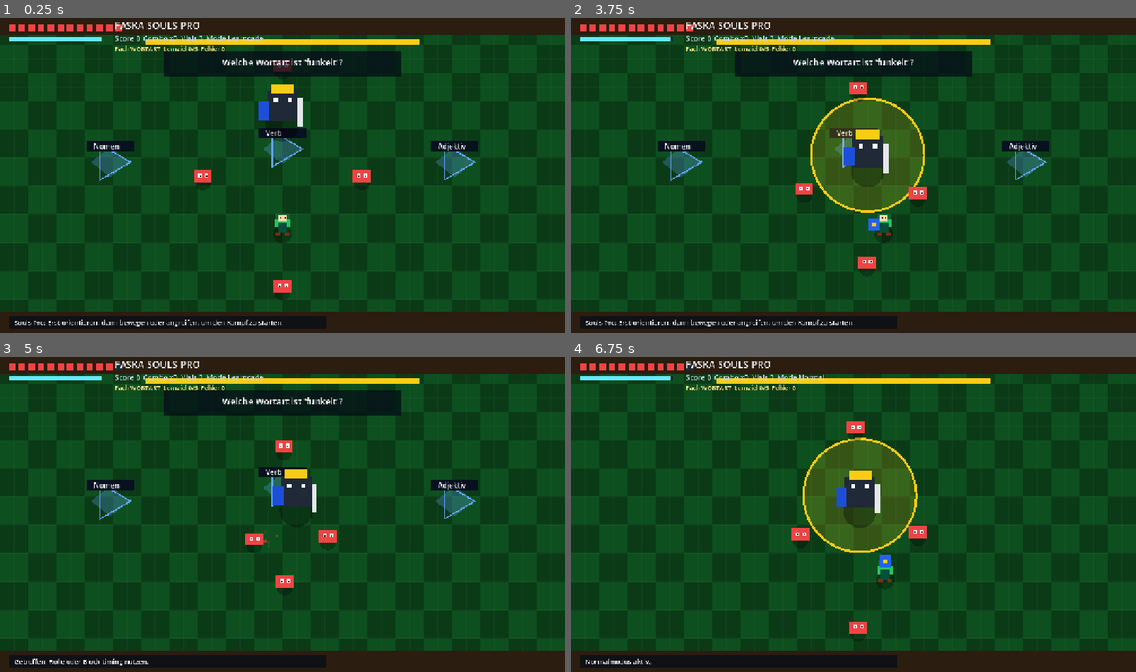
Above: before the commit, frames 1-4 (two rows, left to right).
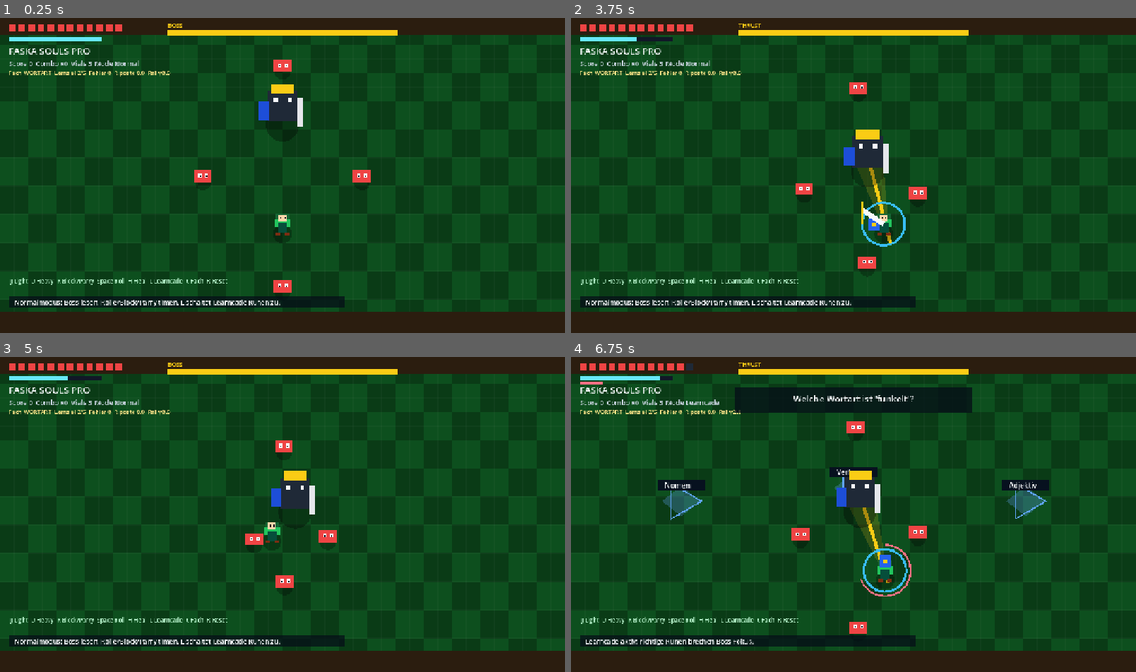
Above: after the commit, the same moments.

Repository: ralfarminkirchner-netizen/faska-flow-pro
Game: Godot game, scene res://scenes/main.tscn
Same seed, same stepped clock (60 frames per second), same inputs: the game is played once before the commit and once after it.
Inputs (mouse positions are in pixels of both pictures, inside the frame that each line leads up to):
- Up to frame 1 (0.25 s): no input
- Up to frame 2 (3.75 s): tap Enter at 0.5 s; drag from (853, 175) to (910, 106) at 0.52 s; tap Space at 1.25 s; drag from (740, 191) to (825, 238) at 1.27 s; move the mouse to (910, 106) at 2.02 s; hold D 2.03-2.75 s; tap J at 2.1 s; tap R at 2.3 s; drag from (825, 238) to (684, 128) at 2.77 s; move the mouse to (1023, 222) at 3.52 s; hold A from 3.53 s (still down); hold K from 3.53 s (still down); tap U at 3.6 s
- Up to frame 3 (5 s): tap Space at 3.77 s; release A at 4.25 s; release K at 4.25 s; drag from (113, 467) to (197, 435) at 4.27 s
- Up to frame 4 (6.75 s): move the mouse to (881, 514) at 5.02 s; hold S 5.03-5.75 s; tap J at 5.1 s; click (881, 514) at 5.17 s; tap R at 5.3 s; drag from (768, 435) to (740, 530) at 5.77 s; move the mouse to (977, 498) at 6.52 s; hold W from 6.53 s (still down); hold K from 6.53 s (still down); tap L at 6.6 s

The runs differ from the first frame. In frame 1, 12% of the frame differs, in the area x 1-85%, y 1-99%; in frame 2, 17%; in frame 3, 13%; in frame 4, 17%.

Commit message:
feat(souls): deepen boss combat loop

Diff:
--- a/godot/faska-souls/scripts/main.gd
+++ b/godot/faska-souls/scripts/main.gd
@@ -7,6 +7,9 @@
 const BOSS_MAX_HP := 180.0
 const LEARN_GOAL := 5
 const LESSONS := ["WORTART", "MATHE", "SATZ", "ENGLISCH"]
+const PARRY_WINDOW := 0.24
+const RIPOSTE_WINDOW := 1.25
+const RALLY_WINDOW := 3.0
 
 const QUESTIONS_WORD := [
 	{"prompt": "Welche Wortart ist 'funkelt'?", "answers": ["Nomen", "Verb", "Adjektiv"], "correct": 1, "hint": "Funkeln ist etwas, das etwas tut."},
@@ -45,6 +48,7 @@
 
 	var move_vector := Vector2.ZERO
 	var attack_down := false
+	var heavy_down := false
 	var roll_down := false
 	var block_down := false
 	var heal_down := false
@@ -91,6 +95,7 @@
 
 	func _refresh_buttons() -> void:
 		attack_down = false
+		heavy_down = false
 		roll_down = false
 		block_down = false
 		heal_down = false
@@ -100,9 +105,11 @@
 			var action: String = str(_button_touches[key])
 			if action == "attack":
 				attack_down = true
+			elif action == "heavy":
+				heavy_down = true
 			elif action == "roll":
 				roll_down = true
-			elif action == "block":
+			elif action == "block" or action == "parry":
 				block_down = true
 			elif action == "heal":
 				heal_down = true
@@ -122,16 +129,18 @@
 		return Vector2(128.0, size.y - 210.0)
 
 	func _buttons() -> Array:
-		var w := 100.0
-		var h := 72.0
+		var w := 88.0
+		var h := 68.0
 		var gap := 12.0
-		var x := size.x - (w * 2.0 + gap + 24.0)
+		var x := size.x - (w * 3.0 + gap * 2.0 + 24.0)
 		var y := size.y - (h * 3.0 + gap * 2.0 + 112.0)
 		return [
 			{"action": "learn", "label": "L\nLern", "rect": Rect2(Vector2(x, y), Vector2(w, h))},
 			{"action": "subject", "label": "C\nFach", "rect": Rect2(Vector2(x + w + gap, y), Vector2(w, h))},
+			{"action": "heavy", "label": "U\nHeavy", "rect": Rect2(Vector2(x + (w + gap) * 2.0, y), Vector2(w, h))},
 			{"action": "attack", "label": "J\nHieb", "rect": Rect2(Vector2(x, y + h + gap), Vector2(w, h))},
 			{"action": "block", "label": "K\nBlock", "rect": Rect2(Vector2(x + w + gap, y + h + gap), Vector2(w, h))},
+			{"action": "parry", "label": "K\nParry", "rect": Rect2(Vector2(x + (w + gap) * 2.0, y + h + gap), Vector2(w, h))},
 			{"action": "roll", "label": "A\nRolle", "rect": Rect2(Vector2(x, y + (h + gap) * 2.0), Vector2(w, h))},
 			{"action": "heal", "label": "H\nHeal", "rect": Rect2(Vector2(x + w + gap, y + (h + gap) * 2.0), Vector2(w, h))},
 		]
@@ -152,7 +161,7 @@
 		for button in _buttons():
 			var rect: Rect2 = button["rect"]
 			var action := str(button["action"])
-			var active := (action == "attack" and attack_down) or (action == "roll" and roll_down) or (action == "block" and block_down) or (action == "heal" a …(93 unchanged characters)…
+			var active := (action == "attack" and attack_down) or (action == "heavy" and heavy_down) or (action == "roll" and roll_down) or (action == "block" and block_down) or (action == "parry" and block_down) or (action == "heal" a …(93 unchanged characters)…
 			draw_rect(rect, Color(0.02, 0.05, 0.09, 0.66), true)
 			draw_rect(rect, Color.html("#facc15") if active else Color(0.78, 0.88, 1.0, 0.55), false, 4.0)
 			var lines := str(button["label"]).split("\n")
@@ -165,10 +174,15 @@
 var facing := Vector2(0.0, -1.0)
 var attack_timer := 0.0
 var attack_cooldown := 0.0
+var attack_kind := "light"
 var roll_timer := 0.0
 var roll_cooldown := 0.0
 var roll_dir := Vector2.ZERO
 var invulnerable_timer := 0.0
+var parry_timer := 0.0
+var riposte_timer := 0.0
+var rally_pool := 0.0
+var rally_timer := 0.0
 var guard_flash := 0.0
 var combo := 0
 var score := 0
@@ -179,6 +193,9 @@
 var boss_attack_cd := 1.8
 var boss_telegraph := 0.0
 var boss_swing := 0.0
+var boss_stagger := 0.0
+var boss_attack_kind := "slash"
+var boss_attack_dir := Vector2(0.0, 1.0)
 var boss_hit_done := false
 var boss_phase_two := false
 
@@ -195,7 +212,9 @@
 var message_timer := 4.0
 var touch_overlay: TouchSoulsOverlay
 var last_touch_attack := false
+var last_touch_heavy := false
 var last_touch_roll := false
+var last_touch_block := false
 var last_touch_heal := false
 var last_touch_learn := false
 var last_touch_subject := false
@@ -215,9 +234,14 @@
 	facing = Vector2(0.0, -1.0)
 	attack_timer = 0.0
 	attack_cooldown = 0.0
+	attack_kind = "light"
 	roll_timer = 0.0
 	roll_cooldown = 0.0
 	invulnerable_timer = 0.0
+	parry_timer = 0.0
+	riposte_timer = 0.0
+	rally_pool = 0.0
+	rally_timer = 0.0
 	guard_flash = 0.0
 	combo = 0
 	score = 0
@@ -227,17 +251,20 @@
 	boss_attack_cd = 1.4
 	boss_telegraph = 0.0
 	boss_swing = 0.0
+	boss_stagger = 0.0
+	boss_attack_kind = "slash"
+	boss_attack_dir = Vector2(0.0, 1.0)
 	boss_hit_done = false
 	boss_phase_two = false
 	encounter_started = false
-	learn_mode = true
+	learn_mode = false
 	lesson_index = 0
 	question_index = 0
 	learn_hits = 0
 	mistakes = 0
 	spawn_minions()
 	spawn_runes()
-	message = "Souls Pro: Erst orientieren, dann bewegen oder angreifen, um den Kampf zu starten."
+	message = "Normalmodus: Boss lesen, Rolle/Block/Parry timen. L schaltet Learncade-Runen zu."
 	message_timer = 4.0
 
 func spawn_minions() -> void:
@@ -290,7 +317,11 @@
 		elif event.keycode == KEY_C:
 			cycle_lesson()
 		elif event.keycode == KEY_J:
-			start_attack()
+			start_attack("light")
+		elif event.keycode == KEY_U:
+			start_attack("heavy")
+		elif event.keycode == KEY_K:
+			start_parry()
 		elif event.keycode == KEY_SPACE:
 			start_roll()
 		elif event.keycode == KEY_H:
@@ -335,6 +366,14 @@
 		invulnerable_timer -= delta
 	if guard_flash > 0.0:
 		guard_flash -= delta
+	if parry_timer > 0.0:
+		parry_timer -= delta
+	if riposte_timer > 0.0:
+		riposte_timer -= delta
+	if rally_timer > 0.0:
+		rally_timer -= delta
+	else:
+		rally_pool = maxf(0.0, rally_pool - delta * 2.0)
 	if message_timer > 0.0:
 		message_timer -= delta
 
@@ -359,9 +398,13 @@
 	if touch_overlay.move_vector.length() > 0.05:
 		facing = touch_overlay.move_vector.normalized()
 	if touch_overlay.attack_down and not last_touch_attack:
-		start_attack()
+		start_attack("light")
+	if touch_overlay.heavy_down and not last_touch_heavy:
+		start_attack("heavy")
 	if touch_overlay.roll_down and not last_touch_roll:
 		start_roll()
+	if touch_overlay.block_down and not last_touch_block:
+		start_parry()
 	if touch_overlay.heal_down and not last_touch_heal:
 		drink_vial()
 	if touch_overlay.learn_down and not last_touch_learn:
@@ -372,33 +415,67 @@
 	if touch_overlay.subject_down and not last_touch_subject:
 		cycle_lesson()
 	last_touch_attack = touch_overlay.attack_down
+	last_touch_heavy = touch_overlay.heavy_down
 	last_touch_roll = touch_overlay.roll_down
+	last_touch_block = touch_overlay.block_down
 	last_touch_heal = touch_overlay.heal_down
 	last_touch_learn = touch_overlay.learn_down
 	last_touch_subject = touch_overlay.subject_down
 
-func start_attack() -> void:
-	if attack_cooldown > 0.0 or stamina < 12.0 or roll_timer > 0.0:
+func start_attack(kind: String = "light") -> void:
+	var stamina_cost := 12.0
+	var duration := 0.18
+	var cooldown := 0.34
+	var reach := 58.0
+	var boss_range := 92.0
+	var minion_range := 64.0
+	if kind == "heavy":
+		stamina_cost = 26.0
+		duration = 0.34
+		cooldown = 0.68
+		reach = 76.0
+		boss_range = 116.0
+		minion_range = 82.0
+	if riposte_timer > 0.0 and player_pos.distance_to(boss_pos) < 132.0 and boss_stagger > 0.0:
+		kind = "riposte"
+		stamina_cost = 8.0
+		duration = 0.24
+		cooldown = 0.42
+		reach = 82.0
+		boss_range = 144.0
+	if attack_cooldown > 0.0 or stamina < stamina_cost or roll_timer > 0.0:
 		return
 	encounter_started = true
-	attack_timer = 0.18
-	attack_cooldown = 0.34
-	stamina -= 12.0
-	var attack_center := player_pos + facing * 58.0
+	attack_kind = kind
+	attack_timer = duration
+	attack_cooldown = cooldown
+	stamina -= stamina_cost
+	var attack_center := player_pos + facing * reach
 	var hit_any := false
-	if boss_hp > 0.0 and attack_center.distance_to(boss_pos) < 92.0:
+	if boss_hp > 0.0 and attack_center.distance_to(boss_pos) < boss_range:
 		var damage := 9.0 + float(combo) * 0.8
+		if kind == "heavy":
+			damage = 16.0 + float(combo) * 0.9
+			boss_stagger = maxf(boss_stagger, 0.34)
+		elif kind == "riposte":
+			damage = 34.0
+			boss_stagger = 0.0
+			riposte_timer = 0.0
+			message = "Riposte! Kritischer Treffer."
+			message_timer = 1.6
 		boss_hp = max(0.0, boss_hp - damage)
+		apply_rally(2.0 if kind != "light" else 1.0)
 		combo += 1
-		score += 120
+		score += 120 if kind == "light" else 190
 		hit_any = true
-		add_particles(boss_pos, Color.html("#facc15"), 12)
+		add_particles(boss_pos, Color.html("#facc15") if kind != "riposte" else Color.html("#f8fafc"), 12 if kind != "riposte" else 22)
 	for i in range(minions.size()):
 		var m = minions[i]
-		if m["hp"] > 0.0 and attack_center.distance_to(m["pos"]) < 64.0:
-			m["hp"] = max(0.0, m["hp"] - 2.0)
+		if m["hp"] > 0.0 and attack_center.distance_to(m["pos"]) < minion_range:
+			m["hp"] = max(0.0, m["hp"] - (3.0 if kind == "heavy" else 2.0))
 			m["hit"] = 0.18
 			minions[i] = m
+			apply_rally(0.75)
 			combo += 1
 			score += 30
 			hit_any = true
@@ -407,6 +484,21 @@
 		check_rune_hit(attack_center)
 	if not hit_any:
 		combo = 0
+
+func start_parry() -> void:
+	if stamina < 10.0 or roll_timer > 0.0 or attack_timer > 0.0:
+		return
+	parry_timer = PARRY_WINDOW
+	stamina = maxf(0.0, stamina - 10.0)
+	guard_flash = 0.16
+
+func apply_rally(amount: float) -> void:
+	if rally_pool <= 0.0 or rally_timer <= 0.0 or player_hp >= PLAYER_MAX_HP:
+		return
+	var recovered := minf(rally_pool, amount)
+	rally_pool -= recovered
+	player_hp = mini(PLAYER_MAX_HP, player_hp + int(ceil(recovered)))
+	score += int(recovered * 45.0)
 
 func start_roll() -> void:
 	if roll_cooldown > 0.0 or stamina < 22.0:
@@ -459,18 +551,22 @@
 	if boss_hp <= 0.0:
 		return
 	boss_phase_two = boss_hp < BOSS_MAX_HP * 0.5
+	if boss_stagger > 0.0:
+		boss_stagger -= delta
+		boss_attack_cd = maxf(boss_attack_cd, 0.42)
+		return
 	var to_player: Vector2 = player_pos - boss_pos
 	var dist: float = max(1.0, to_player.length())
 	var dir: Vector2 = to_player / dist
 	if boss_telegraph > 0.0:
 		boss_telegraph -= delta
 		if boss_telegraph <= 0.0:
-			boss_swing = 0.26
+			boss_swing = 0.34 if boss_attack_kind == "slam" else 0.26
 			boss_hit_done = false
 	elif boss_swing > 0.0:
 		boss_swing -= delta
-		if not boss_hit_done and boss_swing < 0.16 and dist < 118.0:
-			damage_player(2 if boss_phase_two else 1, blocking)
+		if not boss_hit_done and boss_swing < 0.18 and boss_attack_hits(dist, dir):
+			damage_player(boss_attack_damage(), blocking, boss_pos)
 			boss_hit_done = true
 	else:
 		var boss_speed := 105.0 if boss_phase_two else 78.0
@@ -478,8 +574,39 @@
 			boss_pos += dir * boss_speed * delta
 		boss_attack_cd -= delta
 		if boss_attack_cd <= 0.0:
-			boss_telegraph = 0.58 if boss_phase_two else 0.72
-			boss_attack_cd = 1.15 if boss_phase_two else 1.55
+			choose_boss_attack(dist, dir)
+
+func choose_boss_attack(dist: float, dir: Vector2) -> void:
+	boss_attack_dir = dir
+	if boss_phase_two and sin(Time.get_ticks_msec() * 0.004) > 0.35:
+		boss_attack_kind = "slam"
+	elif dist > 152.0:
+		boss_attack_kind = "thrust"
+	else:
+		boss_attack_kind = "slash"
+	if boss_attack_kind == "slam":
+		boss_telegraph = 0.82
+		boss_attack_cd = 1.35
+	elif boss_attack_kind == "thrust":
+		boss_telegraph = 0.62
+		boss_attack_cd = 1.25 if boss_phase_two else 1.45
+	else:
+		boss_telegraph = 0.55 if boss_phase_two else 0.70
+		boss_attack_cd = 1.12 if boss_phase_two else 1.55
+
+func boss_attack_hits(dist: float, dir_to_player: Vector2) -> bool:
+	if boss_attack_kind == "slam":
+		return dist < 162.0
+	if boss_attack_kind == "thrust":
+		return dist < 198.0 and boss_attack_dir.dot(dir_to_player) > 0.68
+	return dist < 124.0
+
+func boss_attack_damage() -> int:
+	if boss_attack_kind == "slam":
+		return 3 if boss_phase_two else 2
+	if boss_attack_kind == "thrust":
+		return 2
+	return 2 if boss_phase_two else 1
 
 func update_minions(delta: float, blocking: bool) -> void:
 	for i in range(minions.size()):
@@ -494,13 +621,25 @@
 		var dist: float = max(1.0, to_player.length())
 		m["pos"] += (to_player / dist) * (36.0 + float(i % 3) * 8.0) * delta
 		if dist < 32.0 and m["attack_cd"] <= 0.0:
-			damage_player(1, blocking)
+			damage_player(1, blocking, Vector2(m["pos"]))
 			m["attack_cd"] = 1.1
 			m["pos"] -= (to_player / dist) * 64.0
 		minions[i] = m
 
-func damage_player(amount: int, blocking: bool) -> void:
+func damage_player(amount: int, blocking: bool, source_pos: Vector2 = Vector2.ZERO) -> void:
 	if invulnerable_timer > 0.0:
+		return
+	if parry_timer > 0.0 and source_pos != Vector2.ZERO:
+		parry_timer = 0.0
+		riposte_timer = RIPOSTE_WINDOW
+		boss_stagger = maxf(boss_stagger, RIPOSTE_WINDOW)
+		stamina = minf(PLAYER_MAX_STAMINA, stamina + 24.0)
+		combo += 1
+		score += 260
+		message = "Parry! Boss offen fuer Riposte."
+		message_timer = 1.5
+		add_particles(source_pos, Color.html("#38bdf8"), 18)
+		add_particles(player_pos, Color.html("#f8fafc"), 10)
 		return
 	if blocking and stamina >= 8.0:
 		stamina = max(0.0, stamina - 20.0)
@@ -512,6 +651,8 @@
 		add_particles(player_pos + facing * 22.0, Color.html("#67e8f9"), 8)
 		return
 	player_hp = max(0, player_hp - amount)
+	rally_pool = minf(4.0, rally_pool + float(amount))
+	rally_timer = RALLY_WINDOW
 	combo = 0
 	invulnerable_timer = 1.05
 	message = "Getroffen. Rolle oder Block timing nutzen."
@@ -589,10 +730,22 @@
 	if Input.is_key_pressed(KEY_K) or (touch_overlay != null and touch_overlay.block_down):
 		draw_rect(Rect2(player_pos + facing * 22.0 + Vector2(-12, -12), Vector2(24, 26)), Color.html("#2563eb"), true)
 		draw_rect(Rect2(player_pos + facing * 22.0 + Vector2(-5, -4), Vector2(10, 9)), Color.html("#facc15"), true)
+	if parry_timer > 0.0:
+		draw_arc(player_pos, 48.0, 0.0, TAU, 44, Color.html("#38bdf8"), 5.0)
+	if rally_pool > 0.0 and rally_timer > 0.0:
+		draw_arc(player_pos, 58.0, -PI * 0.5, -PI * 0.5 + TAU * (rally_timer / RALLY_WINDOW), 34, Color.html("#fb7185"), 4.0)
 	if attack_timer > 0.0:
 		var a := player_pos + facing * 48.0
-		draw_line(player_pos, a + Vector2(-facing.y, facing.x) * 32.0, Color.html("#f8fafc"), 8.0)
-		draw_line(a, a + Vector2(-facing.y, facing.x) * 44.0, Color.html("#93c5fd"), 4.0)
+		var slash_color := Color.html("#93c5fd")
+		var slash_width := 8.0
+		if attack_kind == "heavy":
+			slash_color = Color.html("#facc15")
+			slash_width = 11.0
+		elif attack_kind == "riposte":
+			slash_color = Color.html("#f8fafc")
+			slash_width = 13.0
+		draw_line(player_pos, a + Vector2(-facing.y, facing.x) * 32.0, Color.html("#f8fafc"), slash_width)
+		draw_line(a, a + Vector2(-facing.y, facing.x) * 52.0, slash_color, slash_width * 0.5)
 
 func draw_boss() -> void:
 	if boss_hp <= 0.0:
@@ -601,10 +754,22 @@
 		return
 	var color := Color.html("#ef4444") if boss_phase_two else Color.html("#facc15")
 	if boss_telegraph > 0.0:
-		draw_circle(boss_pos, 128.0, Color(color.r, color.g, color.b, 0.18))
-		draw_arc(boss_pos, 128.0, 0.0, TAU, 48, color, 5.0)
+		if boss_attack_kind == "slam":
+			draw_circle(boss_pos, 162.0, Color(color.r, color.g, color.b, 0.16))
+			draw_arc(boss_pos, 162.0, 0.0, TAU, 56, color, 6.0)
+		elif boss_attack_kind == "thrust":
+			var end := boss_pos + boss_attack_dir * 208.0
+			var side := Vector2(-boss_attack_dir.y, boss_attack_dir.x) * 34.0
+			draw_polygon(PackedVector2Array([boss_pos + side, end, boss_pos - side]), PackedColorArray([Color(color.r, color.g, color.b, 0.18)]))
+			draw_line(boss_pos, end, color, 8.0)
+		else:
+			draw_circle(boss_pos, 124.0, Color(color.r, color.g, color.b, 0.14))
+			draw_arc(boss_pos, 124.0, -PI * 0.2, PI * 1.2, 42, color, 6.0)
 	if boss_swing > 0.0:
 		draw_circle(boss_pos, 112.0, Color(1.0, 0.25, 0.25, 0.16))
+	if boss_stagger > 0.0:
+		draw_arc(boss_pos, 88.0, 0.0, TAU, 48, Color.html("#38bdf8"), 6.0)
+		draw_string(get_theme_default_font(), boss_pos + Vector2(-54.0, -82.0), "STAGGER", HORIZONTAL_ALIGNMENT_CENTER, 108.0, 16, Color.html("#38bdf8"))
 	draw_circle(boss_pos + Vector2(0, 35), 38.0, Color(0, 0, 0, 0.32))
 	draw_rect(Rect2(boss_pos + Vector2(-34, -42), Vector2(68, 70)), Color.html("#1f2937"), true)
 	draw_rect(Rect2(boss_pos + Vector2(-26, -58), Vector2(52, 22)), color, true)
@@ -612,8 +777,10 @@
 	draw_rect(Rect2(boss_pos + Vector2(12, -25), Vector2(9, 9)), Color.html("#f8fafc"), true)
 	draw_rect(Rect2(boss_pos + Vector2(34, -25), Vector2(12, 66)), Color.html("#e5e7eb"), true)
 	draw_rect(Rect2(boss_pos + Vector2(-54, -18), Vector2(24, 42)), Color.html("#1d4ed8"), true)
-	draw_rect(Rect2(Vector2(330, 52), Vector2(620, 13)), Color.html("#111827"), true)
-	draw_rect(Rect2(Vector2(330, 52), Vector2(620.0 * boss_hp / BOSS_MAX_HP, 13)), color, true)
+	var boss_bar_x := size.x * 0.5 - 260.0
+	draw_rect(Rect2(Vector2(boss_bar_x, 30), Vector2(520, 13)), Color.html("#111827"), true)
+	draw_rect(Rect2(Vector2(boss_bar_x, 30), Vector2(520.0 * boss_hp / BOSS_MAX_HP, 13)), color, true)
+	draw_string(get_theme_default_font(), Vector2(boss_bar_x, 25.0), boss_attack_kind.to_upper() if boss_telegraph > 0.0 else "BOSS", HORIZONTAL_ALIGNMENT_LEFT, -1, 13, color)
 
 func draw_minions() -> void:
 	for m in minions:
@@ -653,13 +820,17 @@
 		draw_rect(Rect2(x, 18, 15, 15), c, true)
 	draw_rect(Rect2(20, 46, 210, 10), Color.html("#111827"), true)
 	draw_rect(Rect2(20, 46, 210.0 * stamina / PLAYER_MAX_STAMINA, 10), Color.html("#67e8f9"), true)
-	draw_string(font, Vector2(260, 28), "FASKA SOULS PRO", HORIZONTAL_ALIGNMENT_LEFT, -1, 22, Color.html("#f8fafc"))
-	draw_string(font, Vector2(260, 56), "Score %d  Combo x%d  Vials %d  Mode %s" % [score, combo, vials, "Learncade" if learn_mode else "Normal"], HORIZONTAL_ALIGNMENT_LEFT, -1, 16, Color.html("#cbd5e1"))
-	draw_string(font, Vector2(260, 78), "Fach %s  Lernziel %d/%d  Fehler %d" % [str(LESSONS[lesson_index]), learn_hits, LEARN_GOAL, mistakes], HORIZONTAL_ALIGNMENT_LEFT, -1, 14, Color.html("#fde68a"))
+	if rally_pool > 0.0 and rally_timer > 0.0:
+		draw_rect(Rect2(20, 60, 210.0 * minf(1.0, rally_pool / 4.0), 6), Color.html("#fb7185"), true)
+	draw_string(font, Vector2(20, 86), "FASKA SOULS PRO", HORIZONTAL_ALIGNMENT_LEFT, -1, 21, Color.html("#f8fafc"))
+	draw_string(font, Vector2(20, 112), "Score %d  Combo x%d  Vials %d  Mode %s" % [score, combo, vials, "Learncade" if learn_mode else "Normal"], HORIZONTAL_ALIGNMENT_LEFT, -1, 15, Color.html("#cbd5e1"))
+	draw_string(font, Vector2(20, 133), "Fach %s  Lernziel %d/%d  Fehler %d  Riposte %.1f  Rally %.1f" % [str(LESSONS[lesson_index]), learn_hits, LEARN_GOAL, mistakes, maxf(0.0, riposte_timer), maxf(0.0, rally_timer)], HORIZONTAL_ALIGNMENT_LEFT, -1, 13, Color.html("#fde68a"))
 	if learn_mode:
 		var q := get_question()
-		draw_rect(Rect2(size.x * 0.5 - 270.0, 78.0, 540.0, 58.0), Color(0.02, 0.05, 0.09, 0.76), true)
-		draw_string(font, Vector2(size.x * 0.5 - 250.0, 111.0), str(q["prompt"]), HORIZONTAL_ALIGNMENT_CENTER, 500.0, 20, Color.html("#f8fafc"))
+		draw_rect(Rect2(size.x * 0.5 - 270.0, 72.0, 540.0, 58.0), Color(0.02, 0.05, 0.09, 0.76), true)
+		draw_string(font, Vector2(size.x * 0.5 - 250.0, 105.0), str(q["prompt"]), HORIZONTAL_ALIGNMENT_CENTER, 500.0, 20, Color.html("#f8fafc"))
 	if message_timer > 0.0:
-		draw_rect(Rect2(20.0, size.y - 42.0, min(size.x - 40.0, 720.0), 28.0), Color(0.02, 0.05, 0.09, 0.74), true)
-		draw_string(font, Vector2(32.0, size.y - 21.0), message, HORIZONTAL_ALIGNMENT_LEFT, -1, 15, Color.html("#f8fafc"))
+		draw_rect(Rect2(20.0, size.y - 88.0, min(size.x - 40.0, 760.0), 28.0), Color(0.02, 0.05, 0.09, 0.74), true)
+		draw_string(font, Vector2(32.0, size.y - 67.0), message, HORIZONTAL_ALIGNMENT_LEFT, min(size.x - 64.0, 732.0), 15, Color.html("#f8fafc"))
+	if size.x >= 980.0:
+		draw_string(font, Vector2(24.0, size.y - 116.0), "J Light  U Heavy  K Block/Parry  Space Roll  H Heal  L Learncade  C Fach  R Reset", HORIZONTAL_ALIGNMENT_LEFT, size.x - 48.0, 13, Color.html("#bbf7d0"))
Not shown, changed: src/components/games/godot/FaskaSoulsGodot.jsx
Not shown, changed: src/components/hub/GameEngineHub.jsx
